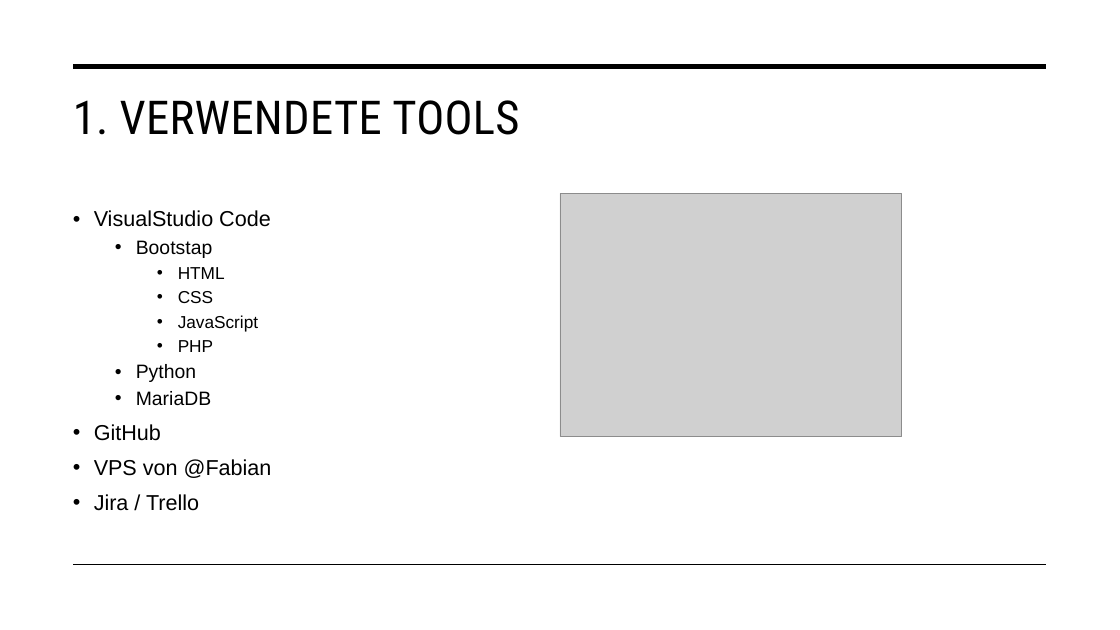
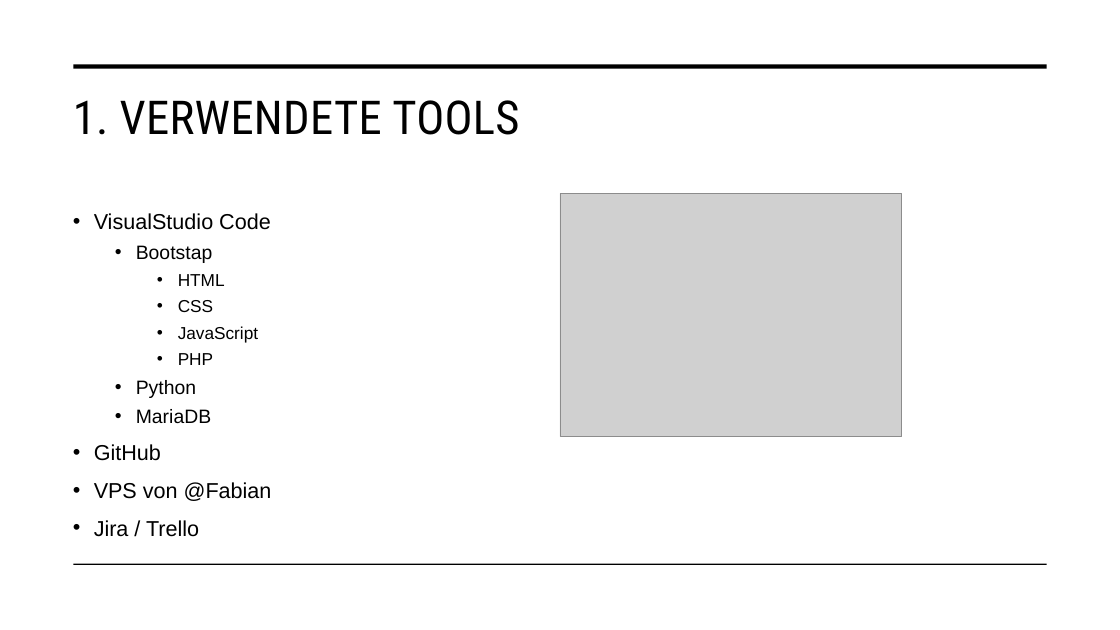
Before and after one commit to malu254/Eifrige-Otter-PM, a slide deck: slide 3 of Abgabe/Dokumentation/Präsentation.pptx. Drawn at 1120x630 pixels with LibreOffice and Linux fonts; fonts in the diff are those of the drawing; grey boxes stand for pictures. Boxes give left, top, right and bottom in pixels: in the first picture for what was removed or moved away, otherwise in the second. Text is boxed around its words. In the diff, an @@ line names an element or a change of style, - is before the commit and + after.

```diff
--- a/Abgabe/Dokumentation/Präsentation.pptx
+++ b/Abgabe/Dokumentation/Präsentation.pptx
@@ text "VisualStudio Code" at <box>94,213,272,537</box>: line spacing 0.9 to 1 @@
```
Also in this commit, not shown: 3 other slides changed, 10 slides added, 9 other files.
